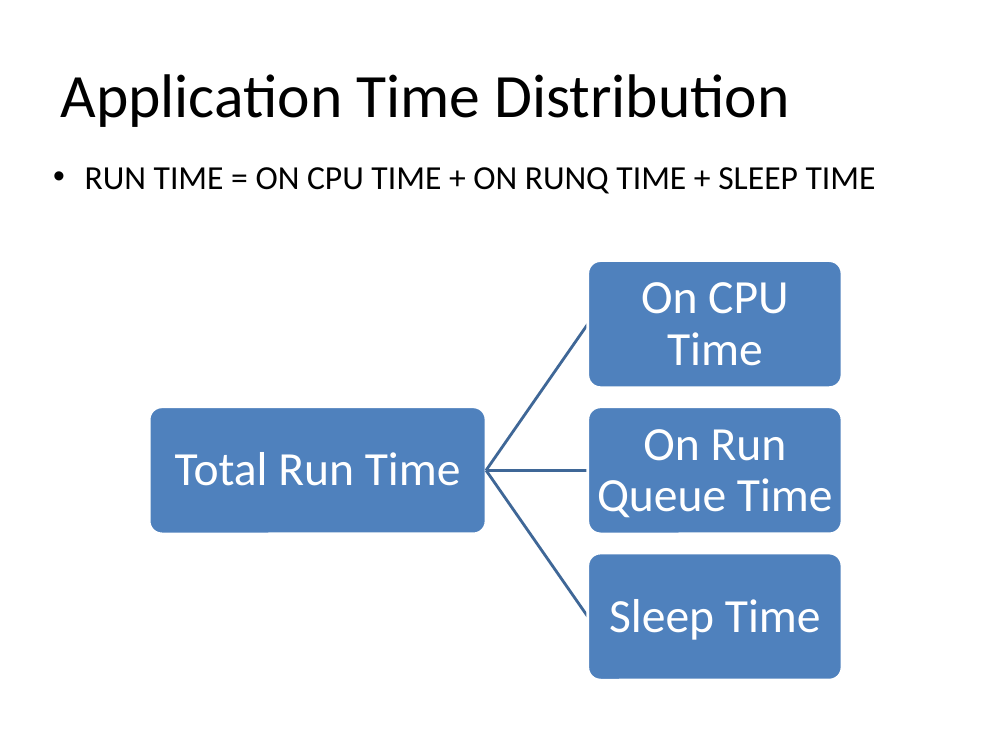
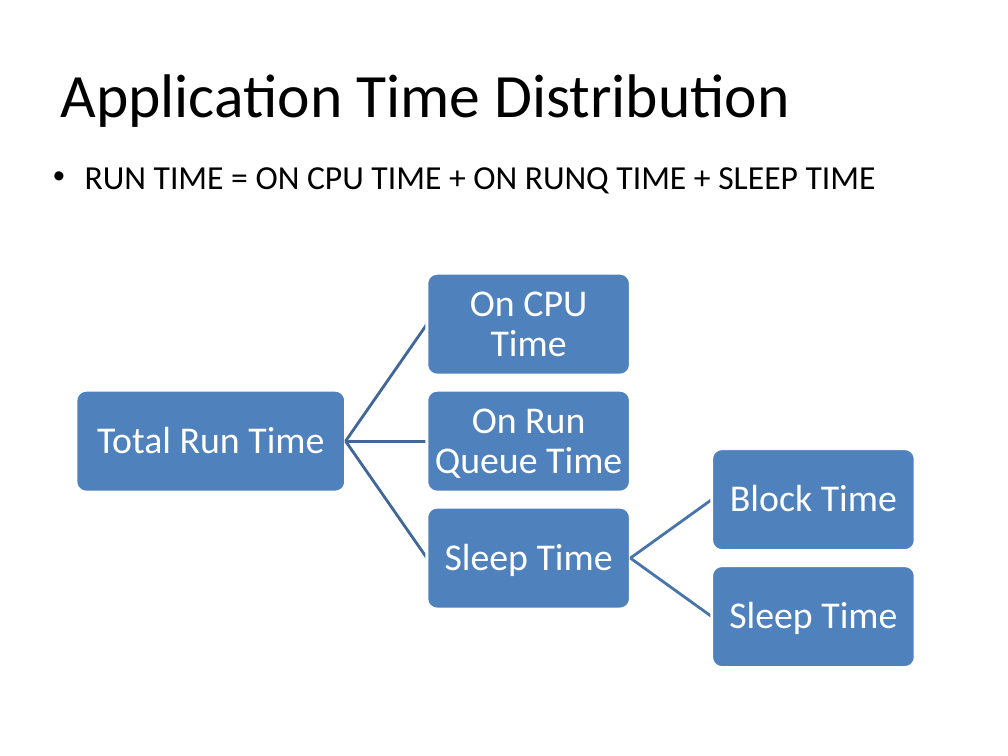
Before and after one commit to yangoliver/mydoc, a slide deck: slide 7 of slides/2016/linux_latency_breakdown.pptx. Drawn at 1008x756 pixels with LibreOffice and Linux fonts; fonts in the diff are those of the drawing. Boxes give left, top, right and bottom in pixels: in the first picture for what was removed or moved away, otherwise in the second. Text is boxed around its words. In the diff, an @@ line names an element or a change of style, - is before the commit and + after.

```diff
--- a/slides/2016/linux_latency_breakdown.pptx
+++ b/slides/2016/linux_latency_breakdown.pptx
@@ rounded rectangle: place and size @@
-rounded rectangle at [588, 261, 842, 388]
+rounded rectangle at [427, 273, 631, 375]
@@ text "On CPU Time": place and size @@
-text "On CPU Time" at [641, 282, 788, 366]
+text "On CPU Time" at [470, 291, 587, 357]
@@ freeform shape: place and size @@
-freeform shape at [483, 322, 590, 472]
+freeform shape at [344, 323, 429, 442]
@@ rounded rectangle: place and size @@
-rounded rectangle at [149, 407, 486, 534]
+rounded rectangle at [76, 390, 345, 492]
@@ text "Total Run Time": place and size @@
-text "Total Run Time" at [175, 452, 461, 486]
+text "Total Run Time" at [97, 426, 324, 454]
@@ size 34 to 27 pt; less space between paragraphs in 4 elements at [729, 601, 897, 634], [97, 426, 324, 454], [470, 291, 587, 357], [435, 408, 622, 478] @@
@@ text "On Run Queue Time": place and size @@
-text "On Run Queue Time" at [597, 429, 833, 518]
+text "On Run Queue Time" at [435, 408, 622, 478]
@@ freeform shape: place and size @@
-freeform shape at [483, 468, 590, 618]
+freeform shape at [344, 440, 429, 559]
@@ freeform shape: place and size @@
-freeform shape at [486, 468, 588, 474]
+freeform shape at [346, 438, 427, 444]
@@ rounded rectangle: place and size @@
-rounded rectangle at [588, 407, 842, 534]
+rounded rectangle at [712, 449, 915, 550]
@@ group added at [427, 390, 897, 618]: 2 rounded rectangles, 2 texts, 2 freeform shapes @@
+Sleep Time
+Block Time
@@ rounded rectangle: place and size @@
-rounded rectangle at [588, 553, 842, 680]
+rounded rectangle at [712, 565, 915, 667]
@@ text "Sleep Time": place and size @@
-text "Sleep Time" at [609, 599, 821, 640]
+text "Sleep Time" at [729, 601, 897, 634]
```
Also in this commit, not shown: 9 other slides changed, 4 slides removed.
